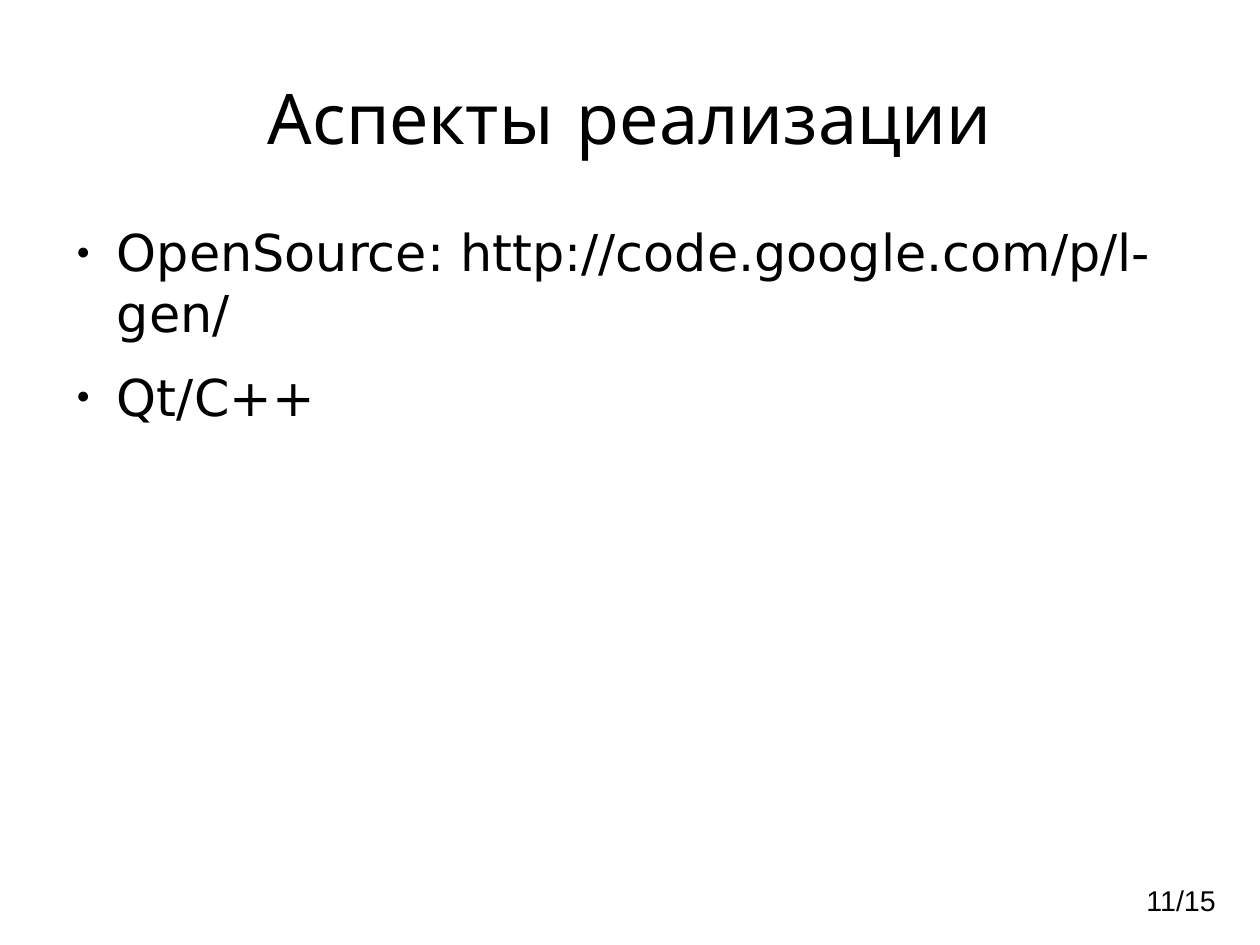
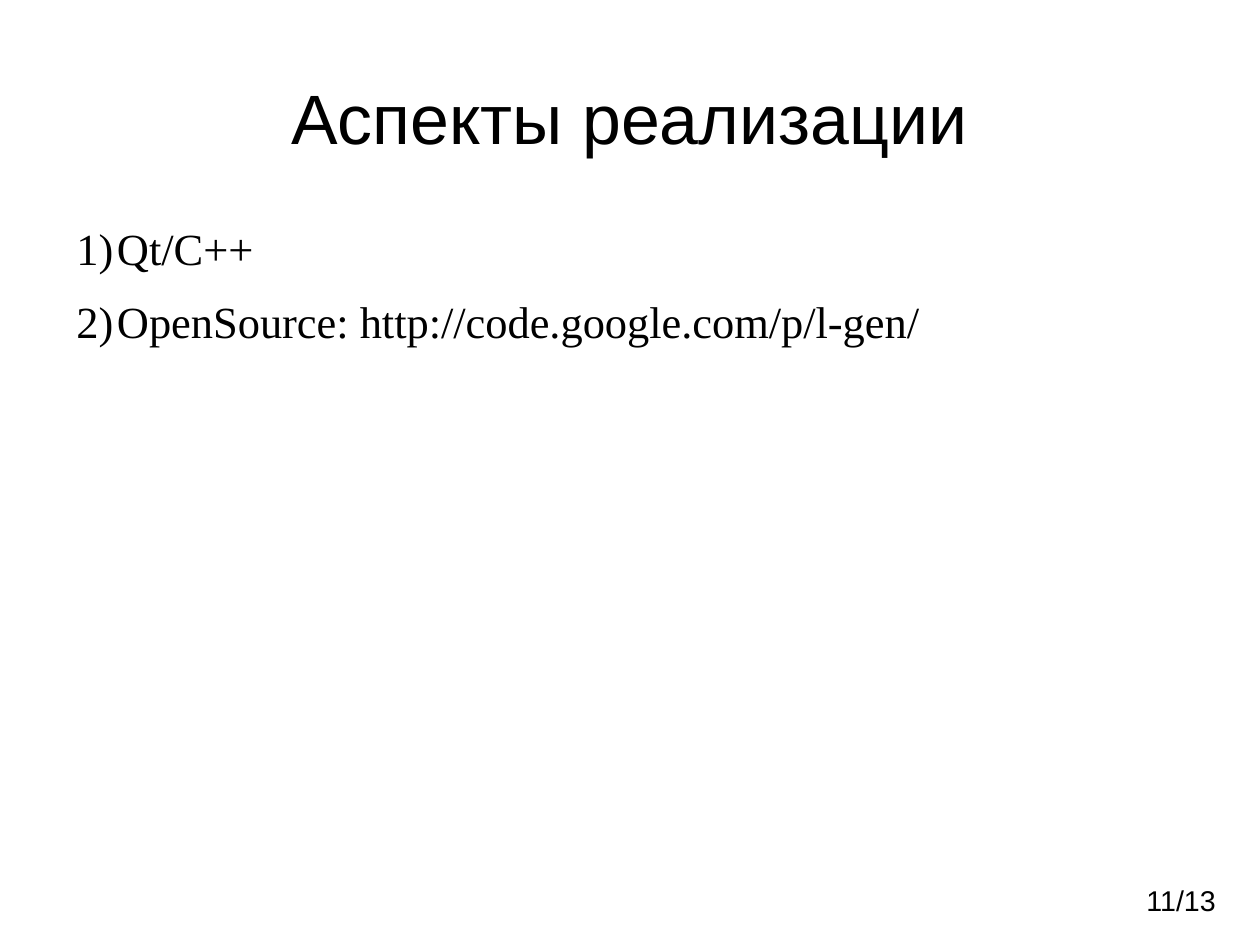
Before and after one commit to vinni-au/l-gen, a slide deck: slide 11 of Презентация.odp. Drawn at 1260x945 pixels with LibreOffice and Linux fonts; fonts in the diff are those of the drawing. Boxes give left, top, right and bottom in pixels: in the first picture for what was removed or moved away, otherwise in the second. Text is boxed around its words. In the diff, an @@ line names an element or a change of style, - is before the commit and + after.

```diff
--- a/Презентация.odp
+++ b/Презентация.odp
@@ title "Аспекты реализации" at box(291, 96, 967, 157): font Comic Neue to Arial @@
@@ text at box(76, 234, 253, 274): paragraph added @@
+1) Qt/C++
@@ text at box(76, 307, 919, 347): size 32 to 28 pt, font DejaVu Sans to Times New Roman in "OpenSource: http://code.google.com/p/l-gen/"; bullet ● to 1); less space between paragraphs @@
@@ text at box(117, 378, 315, 423): paragraph removed @@
-● Qt/C++
@@ page number at box(1146, 890, 1215, 912): text changed @@
-11/15
+11/13
```
Also in this commit, not shown: 11 other slides changed, 1 slide added, 3 slides removed.
